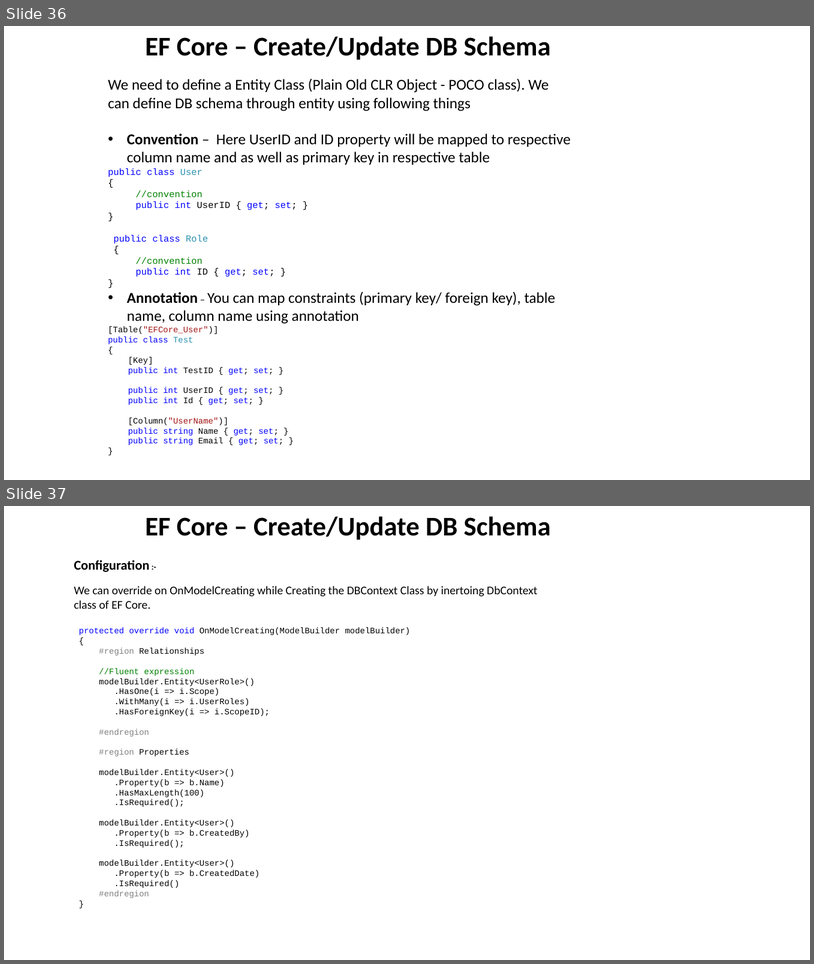
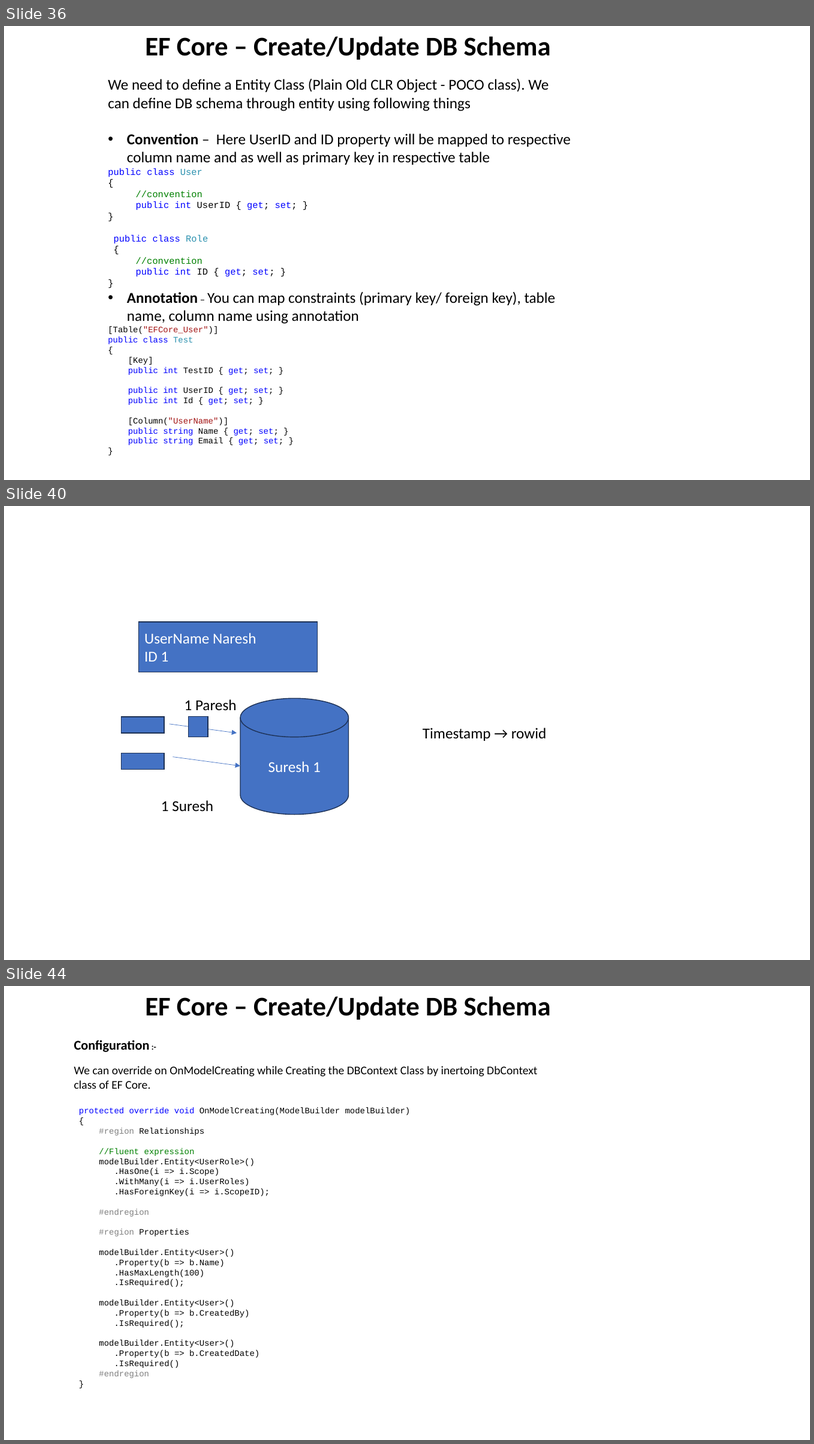
Before and after one commit to NareshESSPL/DotNetTraining, a slide deck: Documents/MVC.pptm. Shown one above the other, each under a label of ours: slides 36 and 37 before the commit, slides 36, 40 and 44 after it; the slides between them are not shown. The pictures are 814x964 and 814x1444 pixels, drawn with LibreOffice and Linux fonts; fonts in the diff are those of the drawing. Boxes give left, top, right and bottom in pixels: in the first picture for what was removed or moved away, otherwise in the second. Text is boxed around its words. In the diff, an @@ line names an element or a change of style, - is before the commit and + after.

```diff
--- a/Documents/MVC.pptm
+++ b/Documents/MVC.pptm
@@ slide 40 added at [4,506,810,960], background #FFFFFF @@
@@ rectangle added at [139,622,318,672], fill #4472C4, outline #1E3256 1 pt, 18 pt, text #FFFFFF @@
+User
+UserName Naresh
+ID 1
@@ text added at [185,699,237,711], 18 pt, text #000000 @@
+1 Paresh
@@ cylinder added at [240,699,349,814], fill #4472C4, outline #1E3256 1 pt, 18 pt, text #FFFFFF @@
+Suresh 1
@@ rectangle added at [122,717,164,733], fill #4472C4, outline #1E3256 1 pt @@
@@ rectangle added at [189,717,209,736], fill #4472C4, outline #1E3256 1 pt @@
@@ arrow added from (169, 724) to (237, 733), #4472C4 0.5 pt @@
@@ text added at [423,727,547,741], 18 pt, text #000000 @@
+Timestamp → rowid
@@ rectangle added at [122,753,164,769], fill #4472C4, outline #1E3256 1 pt @@
@@ arrow added from (173, 756) to (240, 766), #4472C4 0.5 pt @@
@@ text added at [161,800,213,811], 18 pt, text #000000 @@
+1 Suresh
@@ what was slide 37 is now slide 44 @@
```
Also in this commit, not shown: 7 other slides added, 1 slide removed, 15 other files.
